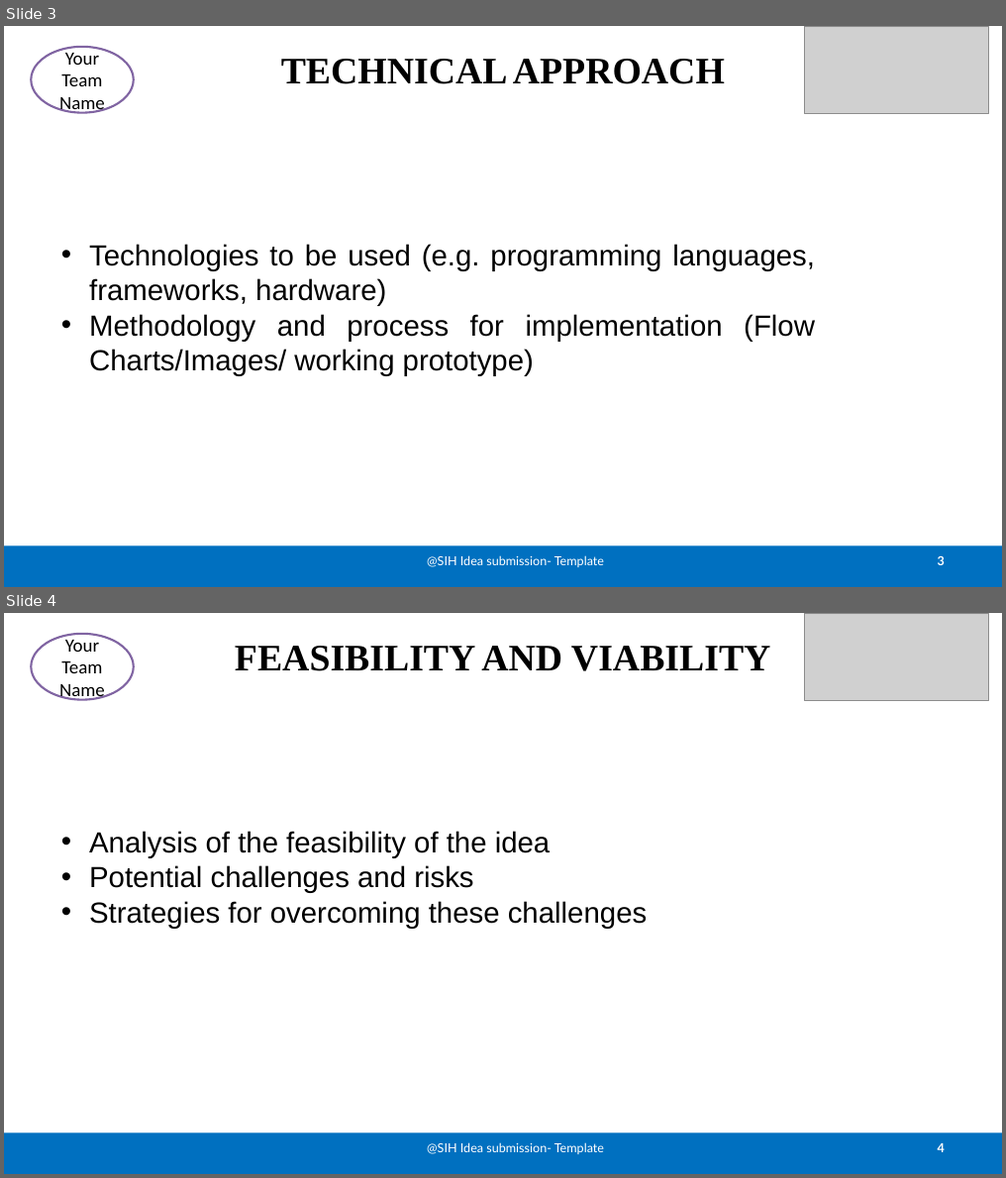
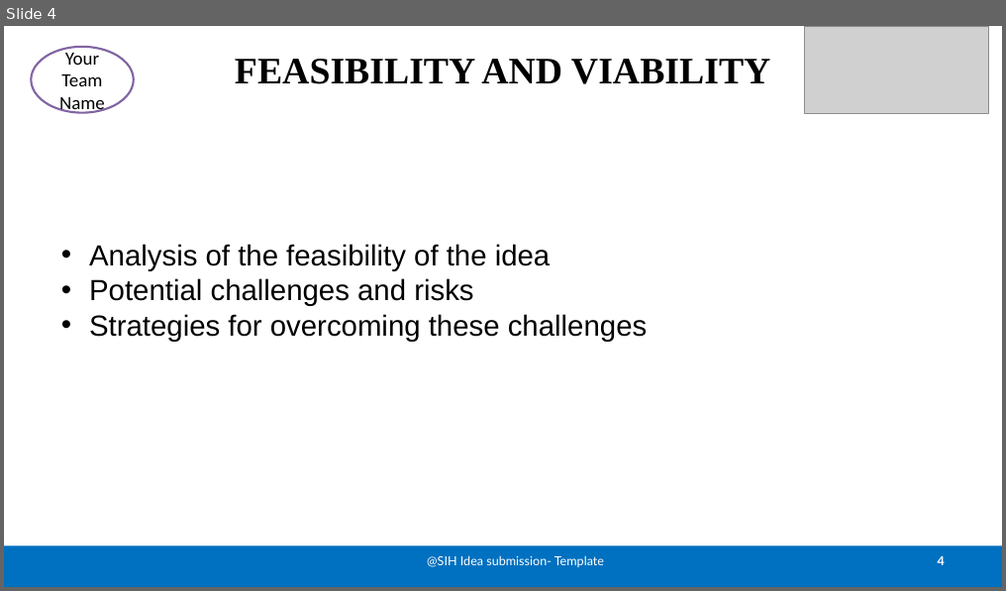
Before and after one commit to Sri-Ram143/SIH-2K26, a slide deck: SIH26036-PPT.pptx. Shown one above the other, each under a label of ours: slides 3 and 4 before the commit, slide 4 after it. The pictures are 1006x1178 and 1006x591 pixels, drawn with LibreOffice and Linux fonts; fonts in the diff are those of the drawing; grey boxes stand for pictures. Boxes give left, top, right and bottom in pixels: in the first picture for what was removed or moved away, otherwise in the second. Text is boxed around its words. In the diff, an @@ line names an element or a change of style, - is before the commit and + after.

```diff
--- a/SIH26036-PPT.pptx
+++ b/SIH26036-PPT.pptx
@@ slide 3 removed at box(4, 26, 1002, 587), background #FFFFFF @@
@@ ellipse removed at box(31, 47, 134, 113) @@
-Your Team Name
@@ picture removed at box(805, 26, 989, 113) @@
@@ title removed at box(281, 59, 725, 84) @@
-TECHNICAL APPROACH
@@ text removed at box(89, 244, 815, 376) @@
-• Technologies to be used (e.g. programming languages, frameworks, hardware)
-• Methodology and process for implementation (Flow Charts/Images/ working prototype)
@@ rectangle removed at box(4, 547, 1002, 587) @@
@@ text removed at box(427, 556, 604, 568) @@
-@SIH Idea submission- Template
@@ page number removed at box(938, 557, 944, 566) @@
-3
```
Also in this commit, not shown: 2 slides changed, 1 slide added.
